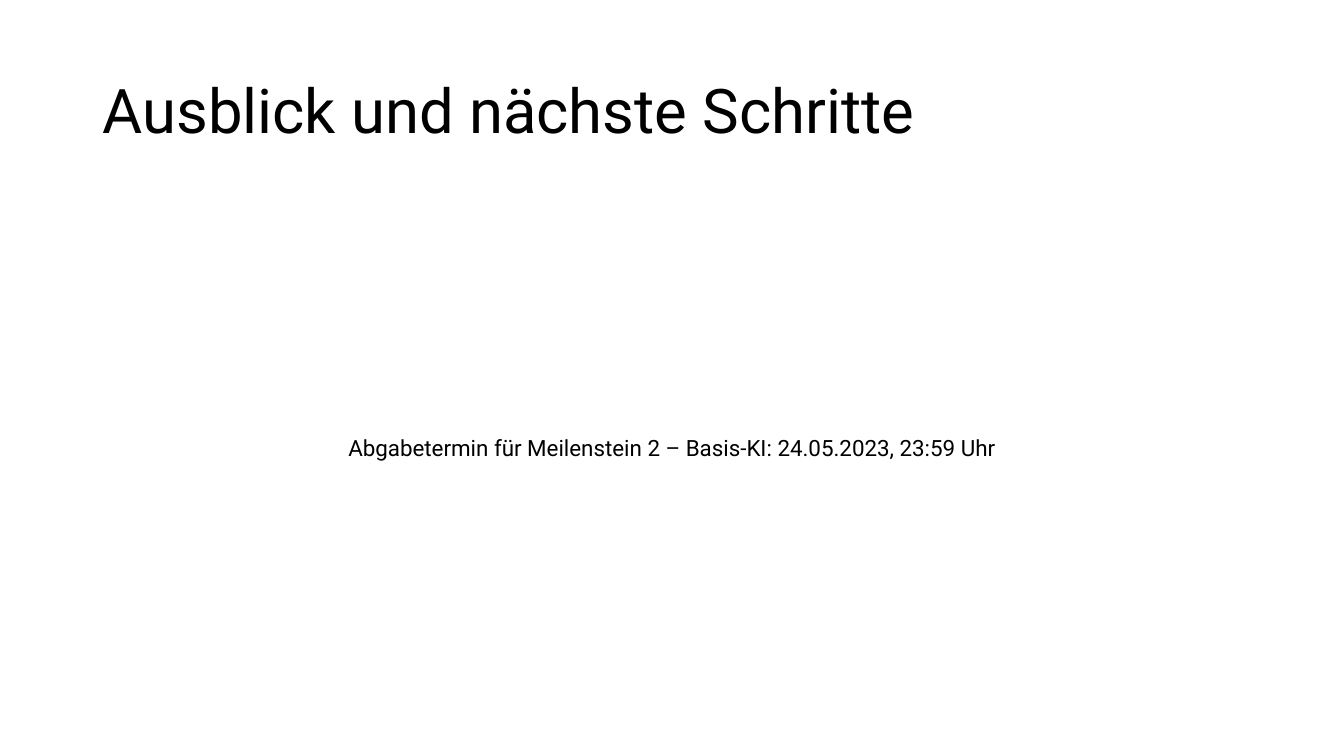
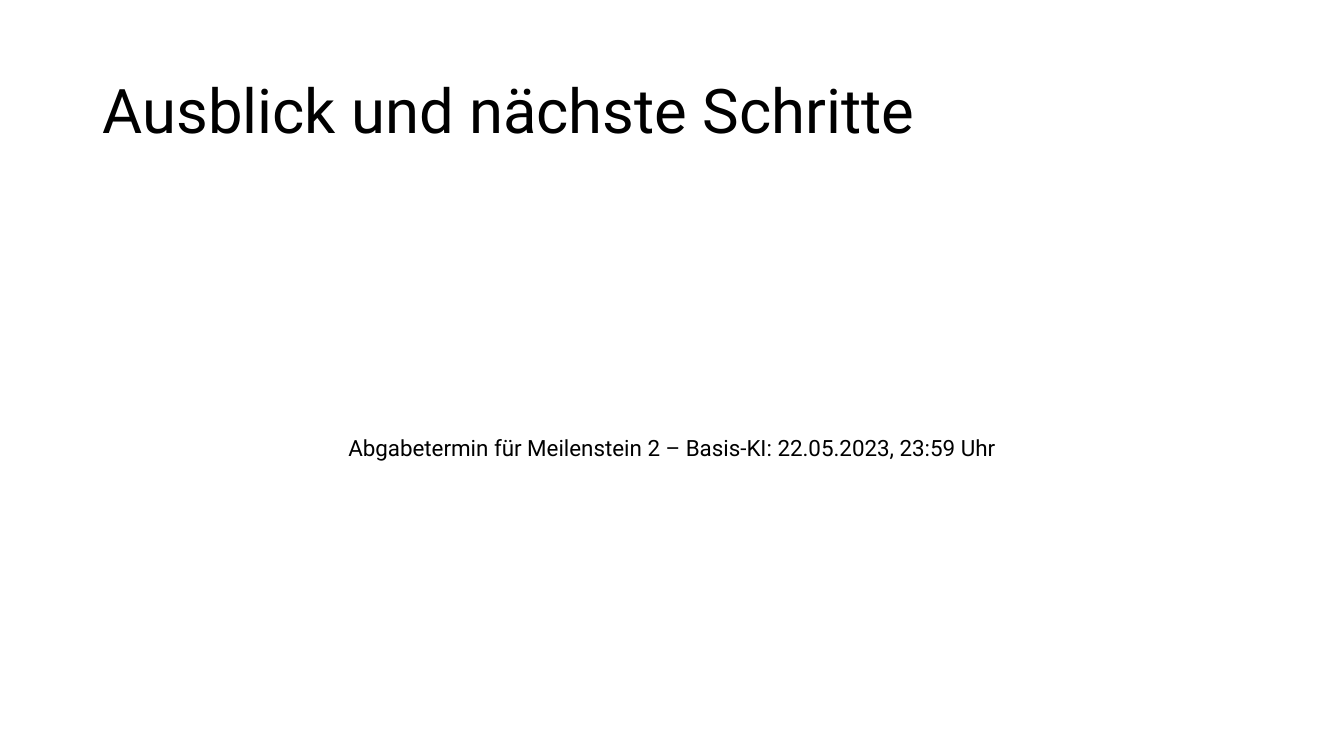
Before and after one commit to patrickzda/chess_engine, a slide deck: slide 8 of PJ_KI_MST1.pptx. Drawn at 1344x756 pixels with LibreOffice and Linux fonts; fonts in the diff are those of the drawing. Boxes give left, top, right and bottom in pixels: in the first picture for what was removed or moved away, otherwise in the second. Text is boxed around its words. In the diff, an @@ line names an element or a change of style, - is before the commit and + after.

```diff
--- a/PJ_KI_MST1.pptx
+++ b/PJ_KI_MST1.pptx
@@ text at bbox=[348, 439, 995, 461]: text changed @@
-Abgabetermin für Meilenstein 2 – Basis-KI: 24.05.2023, 23:59 Uhr
+Abgabetermin für Meilenstein 2 – Basis-KI: 22.05.2023, 23:59 Uhr
```
